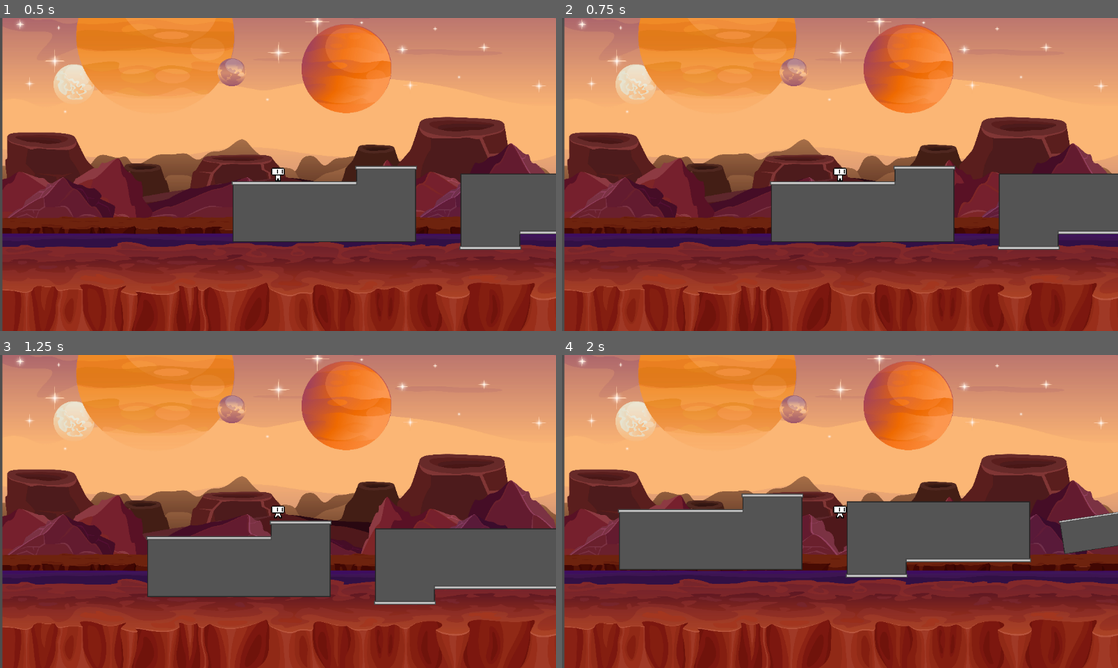
Above: before the commit, frames 1-4 (two rows, left to right).
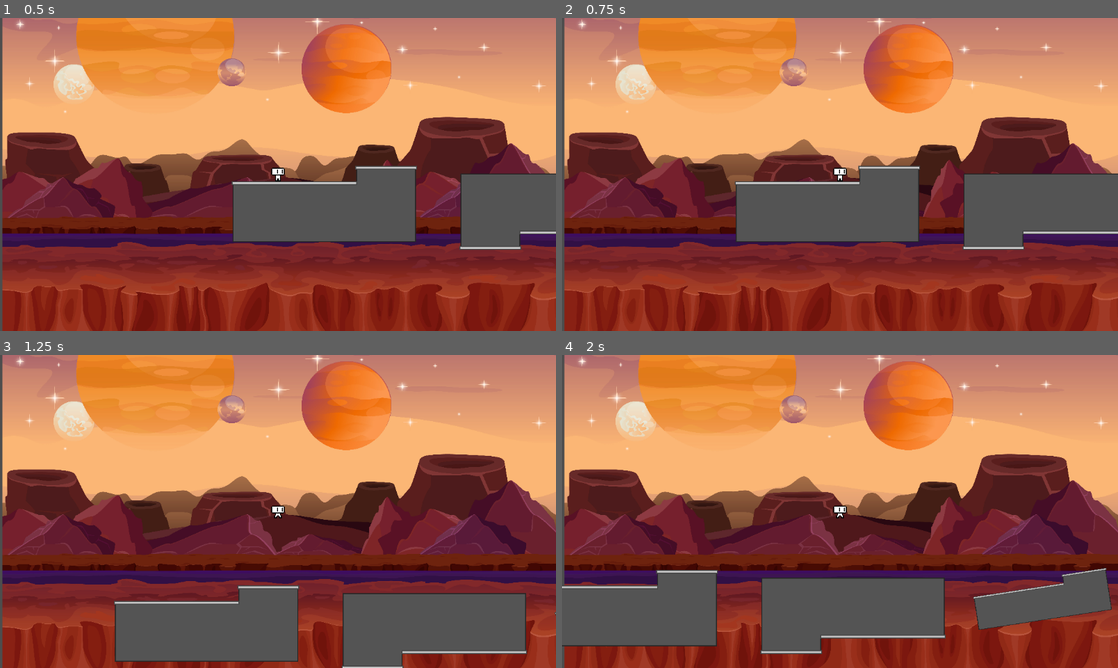
Above: after the commit, the same moments.

Repository: haohaohaoyan/tsa-gamedes
Game: Godot game, scene res://scenes/game.tscn
The game is run twice, just before and just after one commit, with the same random seed, the same clock (stepped at 60 frames per second) and the same inputs.
Inputs:
- Up to frame 1 (0.5 s): no input
- Up to frame 2 (0.75 s): tap Enter at 0.5 s; hold Right (RIGHT) from 0.53 s (still down); tap Shift (DASH, bound only after the commit) at 0.6 s
- Up to frame 3 (1.25 s): keep holding Right (RIGHT); tap Up (JUMP) at 0.77, 0.8, 1.07 s
- Up to frame 4 (2 s): keep holding Right (RIGHT); tap Up (JUMP) at 1.35, 1.52, 1.82 s; tap Shift (DASH, bound only after the commit) at 1.55 s

Frame 1 is identical in both runs. In frame 2, 5.1% of the frame differs, in the area x 31-90%, y 47-74%; in frame 3, 26%; in frame 4, 31%, in the area x 0-100%, y 44-96%.

Commit message:
double jump(double up arrows) and dash (shift)

Diff:
--- a/project.godot
+++ b/project.godot
@@ -37,6 +37,11 @@
 , Object(InputEventKey,"resource_local_to_scene":false,"resource_name":"","device":-1,"window_id":0,"alt_pressed":false …(183 unchanged characters)…
 ]
 }
+DASH={
+"deadzone": 0.2,
+"events": [Object(InputEventKey,"resource_local_to_scene":false,"resource_name":"","device":0,"window_id":0,"alt_pressed":false,"shift_pressed":false,"ctrl_pressed":false,"meta_pressed":false,"pressed":false,"keycode":0,"physical_keycode":4194325,"key_label":0,"unicode":0,"location":2,"echo":false,"script":null)
+]
+}
 
 [rendering]
 
--- a/script/player.gd
+++ b/script/player.gd
@@ -1,36 +1,130 @@
+#extends CharacterBody2D
+#
+## i love my powers of 2
+#const SPEED_MAX = 128
+#const ACCELERATION_BASE = 64
+#const FRICTION_BASE = 32
+#const GRAVITY_MAX = 512
+#const JUMP_POWER = 256
+#var jump_state
+#
+#func _physics_process(_delta: float) -> void:
+	## left-right movement
+	#var direction = Input.get_axis("LEFT", "RIGHT")
+	#
+	#if direction:
+		#velocity.x = move_toward(velocity.x, SPEED_MAX * direction, ACCELERATION_BASE)
+	#else:
+		#velocity.x = move_toward(velocity.x, 0, FRICTION_BASE)
+	#
+	#if Input.is_action_just_pressed("JUMP") and is_on_floor():
+		#velocity.y -= JUMP_POWER
+	#
+	#if not is_on_floor():
+		#velocity.y = move_toward(velocity.y, GRAVITY_MAX, 16)
+	#
+	## animation handler
+	## currently flips the animation horizontally, will add a conditional if that changes
+	#
+	#if velocity.x:
+		#$AnimatedSprite2D.scale.x = velocity.x/abs(velocity.x)
+		#$AnimatedSprite2D.play("walk")
+	#else:
+		## idle animation is 1 frame atm, can be changed
+		#$AnimatedSprite2D.play("idle")
+	#
+	#move_and_slide()
+
 extends CharacterBody2D
 
-# i love my powers of 2
+
 const SPEED_MAX = 128
 const ACCELERATION_BASE = 64
 const FRICTION_BASE = 32
+
+
 const GRAVITY_MAX = 512
 const JUMP_POWER = 256
-var jump_state
+const DOUBLE_JUMP_POWER = 384
 
-func _physics_process(_delta: float) -> void:
-	# left-right movement
-	var direction = Input.get_axis("LEFT", "RIGHT")
+const MAX_JUMPS = 2
+var jumps_left = MAX_JUMPS
 
-	if direction:
-		velocity.x = move_toward(velocity.x, SPEED_MAX * direction, ACCELERATION_BASE)
+
+const DASH_SPEED = 400
+const DASH_TIME = 0.15
+const DASH_COOLDOWN = 0.5
+
+var is_dashing = false
+var dash_timer = 0.0
+var dash_cooldown_timer = 0.0
+
+
+func _ready():
+	jumps_left = MAX_JUMPS
+
+
+func _physics_process(delta: float) -> void:
+
+
+	if is_on_floor():
+		jumps_left = MAX_JUMPS
+
+
+	if dash_cooldown_timer > 0:
+		dash_cooldown_timer -= delta
+
+
+	if Input.is_action_just_pressed("DASH") and not is_dashing and dash_cooldown_timer <= 0:
+		is_dashing = true
+		dash_timer = DASH_TIME
+		dash_cooldown_timer = DASH_COOLDOWN
+	if Input.is_action_just_pressed("DASH"):
+		print("DASH INPUT DETECTED")
+
+	if is_dashing:
+		var dash_direction = sign(velocity.x)
+		if dash_direction == 0:
+			dash_direction = $AnimatedSprite2D.scale.x
+
+		velocity.x = dash_direction * DASH_SPEED
+		velocity.y = 0
+
+		dash_timer -= delta
+		if dash_timer <= 0:
+			is_dashing = false
+
 	else:
-		velocity.x = move_toward(velocity.x, 0, FRICTION_BASE)
 
-	if Input.is_action_just_pressed("JUMP") and is_on_floor():
-		velocity.y -= JUMP_POWER
+		var direction = Input.get_axis("LEFT", "RIGHT")
 
-	if not is_on_floor():
-		velocity.y = move_toward(velocity.y, GRAVITY_MAX, 16)
+		if direction:
+			velocity.x = move_toward(
+				velocity.x,
+				SPEED_MAX * direction,
+				ACCELERATION_BASE
+			)
+		else:
+			velocity.x = move_toward(velocity.x, 0, FRICTION_BASE)
 
-	# animation handler
-	# currently flips the animation horizontally, will add a conditional if that changes
 
-	if velocity.x:
-		$AnimatedSprite2D.scale.x = velocity.x/abs(velocity.x)
+		if Input.is_action_just_pressed("JUMP") and jumps_left > 0:
+			if jumps_left == 1:
+				velocity.y = -DOUBLE_JUMP_POWER
+			else:
+				velocity.y = -JUMP_POWER
+
+			jumps_left -= 1
+
+
+		if not is_on_floor():
+			velocity.y = move_toward(velocity.y, GRAVITY_MAX, 16)
+
+
+	if velocity.x != 0:
+		$AnimatedSprite2D.scale.x = velocity.x / abs(velocity.x)
 		$AnimatedSprite2D.play("walk")
 	else:
-		# idle animation is 1 frame atm, can be changed
 		$AnimatedSprite2D.play("idle")
 
 	move_and_slide()
